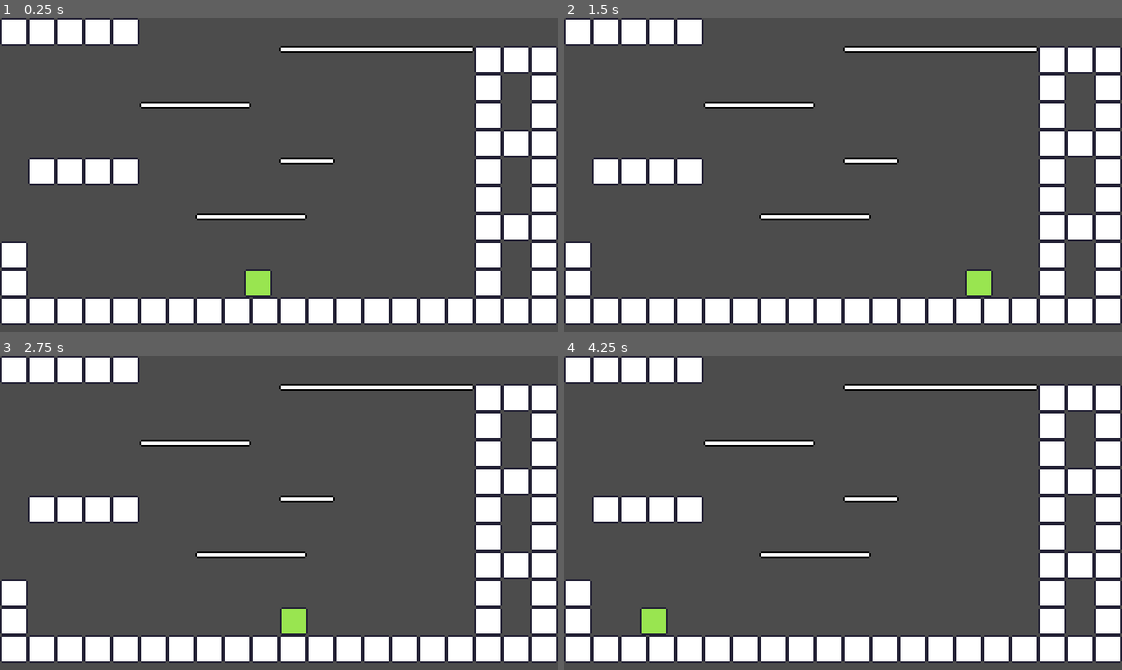
Above: before the commit, frames 1-4 (two rows, left to right).
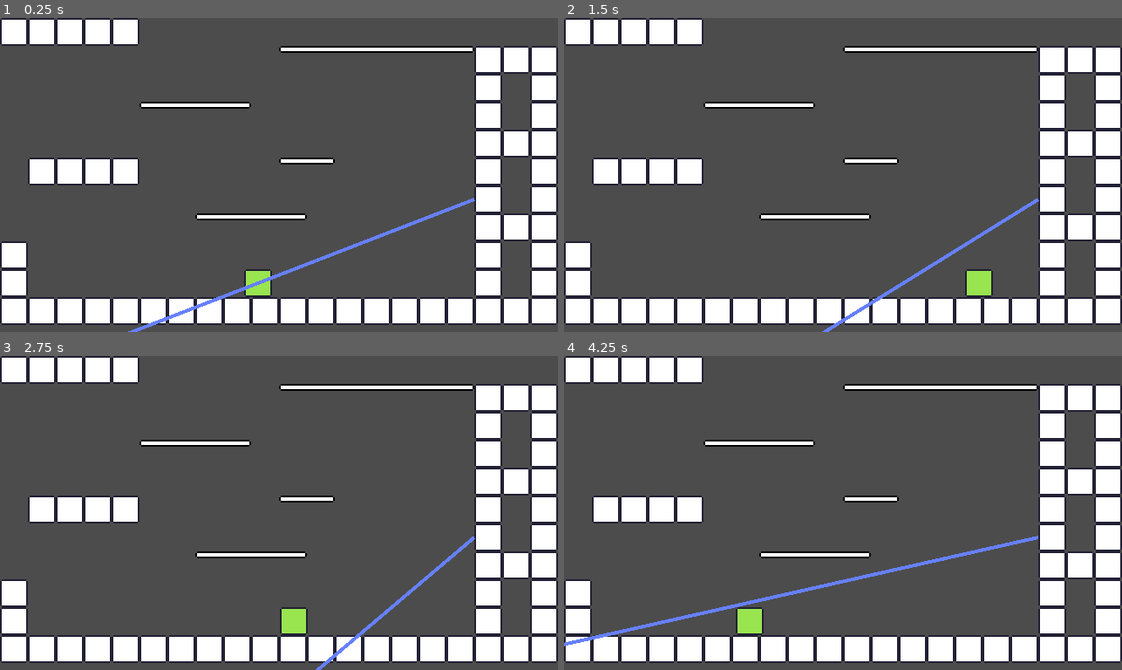
Above: after the commit, the same moments.

Repository: blaise-rascal/gwj30
Game: Godot game, scene res://scenes/Main.tscn
The game is run twice, just before and just after one commit, with the same random seed, the same clock (stepped at 60 frames per second) and the same inputs.
Inputs:
- Up to frame 1 (0.25 s): no input
- Up to frame 2 (1.5 s): tap Enter at 0.5 s; hold Right (ui_right) 0.53-1.28 s; hold Left (ui_left) from 1.28 s (still down)
- Up to frame 3 (2.75 s): release Left (ui_left) at 2.03 s; hold Right (ui_right) from 2.03 s (still down)
- Up to frame 4 (4.25 s): release Right (ui_right) at 2.78 s; hold Up (ui_up) 2.78-3.53 s; hold Left (ui_left) from 3.53 s (still down)

The runs differ from the first frame. In frame 1, 0.7% of the frame differs, in the area x 22-86%, y 57-100%; in frame 2, 0.5%; in frame 3, 0.4%; in frame 4, 1.8%, in the area x 0-85%, y 57-93%.

Commit message:
added enemy aiming and wall-jumping

Diff:
--- a/scenes/Main.tscn
+++ b/scenes/Main.tscn
@@ -1,7 +1,8 @@
-[gd_scene load_steps=3 format=2]
+[gd_scene load_steps=4 format=2]
 
 [ext_resource path="res://scenes/Characters/Player.tscn" type="PackedScene" id=1]
 [ext_resource path="res://scenes/levels/LevelOne.tscn" type="PackedScene" id=2]
+[ext_resource path="res://scenes/characters/Enemy.tscn" type="PackedScene" id=3]
 
 [node name="Main" type="Node2D"]
 
@@ -9,3 +10,6 @@
 position = Vector2( 148, 160 )
 
 [node name="LevelOne" parent="." instance=ExtResource( 2 )]
+
+[node name="Enemy" parent="." instance=ExtResource( 3 )]
+position = Vector2( 272, 104 )
--- /dev/null
+++ b/scenes/characters/Enemy.gd
@@ -0,0 +1,18 @@
+extends Node2D
+
+
+const ESTIMATED_BULLET_TIME : float = 0.18 # estimated time for bullet to hit player in seconds for aiming purposes
+
+var current_rotation_speed = 0
+
+
+# Find the position to target
+func find_target(player_pos, player_vel):
+	var target_position = player_pos + Vector2(0, -8)
+	target_position += ESTIMATED_BULLET_TIME * player_vel
+	return atan2((target_position.y - global_position.y), (target_position.x - global_position.x))
+
+
+func _physics_process(delta):
+	# Aiming now works
+	global_rotation = find_target(get_parent().get_node("Player").global_position, get_parent().get_node("Player").velocity)
--- /dev/null
+++ b/scenes/characters/Enemy.tscn
@@ -0,0 +1,10 @@
+[gd_scene load_steps=2 format=2]
+
+[ext_resource path="res://scenes/characters/Enemy.gd" type="Script" id=1]
+
+[node name="Enemy" type="Node2D"]
+script = ExtResource( 1 )
+
+[node name="Line2D" type="Line2D" parent="."]
+points = PoolVector2Array( 0, 0, 500, 0 )
+width = 2.0
--- a/scenes/characters/Player.gd
+++ b/scenes/characters/Player.gd
@@ -2,14 +2,18 @@
 
 const MAX_SPEED : int = 260 # Pixels/second.
 const ACCELERATION_MODIFIER : int = 1200 # Pixels/second
-const DRAG_COEF: float = -0.999 # Ratio
+const DRAG_COEF : float = -0.999 # Ratio
+const AIR_DRAG : float = -0.3 # Ratio
 const VELOCITY_TO_STOP_DRAGGING : int = 16 # Pixels/second
 const JUMP_ACCELERATION : int = 18 # Some unit, not really sure what tbh
+const WALL_JUMP_ACCELERATION : int = 15 # see above comment
 const GRAVITY : int = 1 # See above comment
 
 onready var on_ground = $OnGround
 onready var on_ground_left = $OnGroundLeft
 onready var on_ground_right = $OnGroundRight
+onready var on_left_wall = $OnLeftWall
+onready var on_right_wall = $OnRightWall
 
 var velocity = Vector2()
 
@@ -28,8 +32,18 @@
 		acceleration.x += 1
 	if Input.is_action_pressed("ui_left"):
 		acceleration.x -= 1
-	if Input.is_action_just_pressed("ui_up") && is_on_ground():
-		acceleration.y -= JUMP_ACCELERATION
+	if Input.is_action_just_pressed("ui_up"):
+		if is_on_ground():
+			velocity.y = 0
+			acceleration.y -= JUMP_ACCELERATION
+		elif on_left_wall.is_colliding():
+			velocity.y = 0
+			acceleration.y -= WALL_JUMP_ACCELERATION
+			velocity.x = MAX_SPEED
+		elif on_right_wall.is_colliding():
+			velocity.y = 0
+			acceleration.y -= WALL_JUMP_ACCELERATION
+			velocity.x = -MAX_SPEED
 
 	acceleration.x = clamp(acceleration.x, -1, 1)
 
@@ -40,7 +54,10 @@
 	if acceleration.x == 0:
 		#$CharAnims.play("idle")
 		if(abs(velocity.x) > VELOCITY_TO_STOP_DRAGGING) :
-			acceleration.x = DRAG_COEF * clamp(velocity.x, -1, 1)
+			if is_on_ground():
+				acceleration.x = DRAG_COEF * clamp(velocity.x, -1, 1)
+			else:
+				acceleration.x = AIR_DRAG * clamp(velocity.x, -1, 1)
 		else:
 			velocity.x = 0
 #	else:
--- a/scenes/characters/Player.tscn
+++ b/scenes/characters/Player.tscn
@@ -30,3 +30,13 @@
 position = Vector2( 8, 0 )
 enabled = true
 cast_to = Vector2( 0, 1 )
+
+[node name="OnLeftWall" type="RayCast2D" parent="."]
+position = Vector2( -8, -4 )
+enabled = true
+cast_to = Vector2( -3, 0 )
+
+[node name="OnRightWall" type="RayCast2D" parent="."]
+position = Vector2( 8, -4 )
+enabled = true
+cast_to = Vector2( 3.106, 0 )
